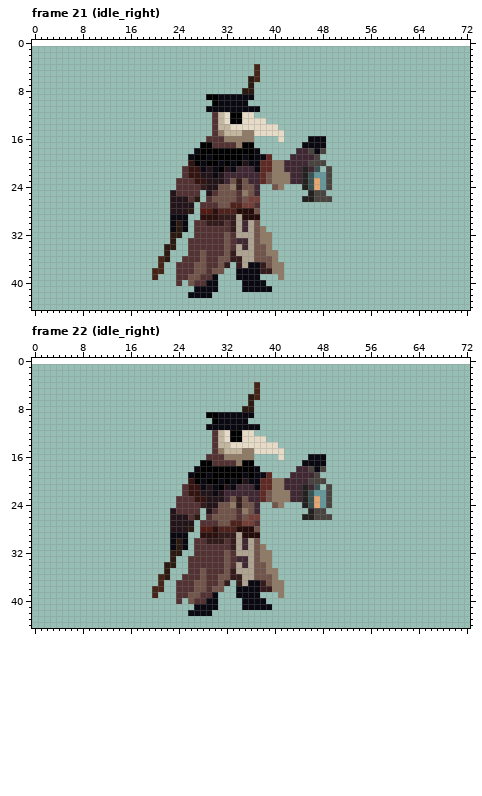
Pixel-art file, stored at Nevermore Unity Project/Assets/Art Assets/Alex/Player/player_animation.aseprite. That is the earlier state.
73x44 pixels, 108 frames. Colours within 5 levels of each other are drawn and written as one. Shown: frame 21 (idle_right), frame 22 (idle_right). The old version is drawn lined up with the new one, on the new canvas. The commit also changed other frames, which this record leaves out.
After the commit:
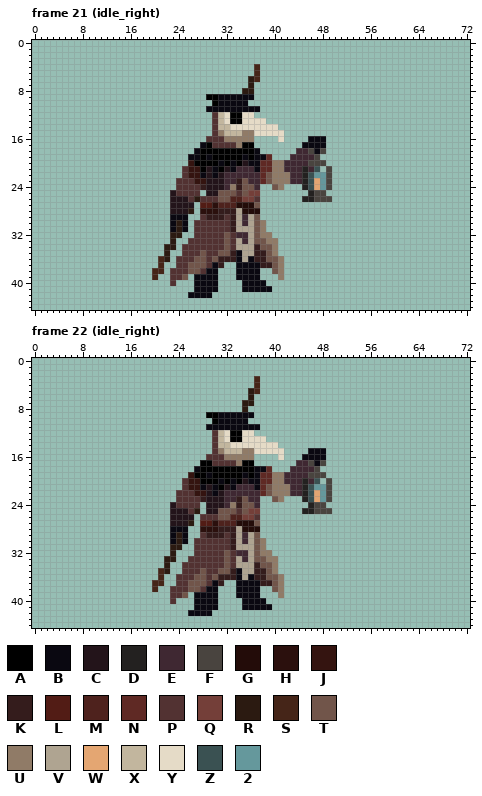
Palette (. is transparent): A #000000  B #0a0811  C #23141a  D #232120  E #3f2832  F #49443f  G #230c09  H #2b100d  J #341410  K #341c1c  L #521c15  M #4e221d  N #5f2924  P #523232  Q #743f39  R #2b1a11  S #452518  T #71554a  U #907b67  V #afa491  W #e4a672  X #c2b69e  Y #e5dbc7  Z #3a5152  2 #65989c
Edits made:
canvas 73x44 -> 73x45, the old top-left corner now at 0,1
Changed rows in their new state; - is an unchanged pixel.
Frame 21 (idle_right):
first column x 23:
17 -----B-------------
19 ----B--------------
20 -----A-------------
21 -----A-------------
22 -----B-------------
23 ----------E--------
24 --------CE---------
25 -------C----TQQ----
26 -----P-P--MMQ-P----
27 -----LLHMM-GGGT----
28 -----HH-KKKV--G----
29 -----PKK-P--EVT----
30 ------PPP------U---
31 ------------V------
32 -----------EE------
33 -----------V---T-U-
34 --P---------V-K-TU-
35 --P-----T--B--KKT--
36 -P--T--TKK-B-BKK-TU
37 ---T---BK.-BB---KT-
38 P--T-PBB.------..T-
39 P-T.BBB------------
40 P.-.BB-------------
Frame 22 (idle_right):
first column x 35:
 3 --S
 5 -R-
 6 --.
 7 R--
 8 -.-
first column x 20:
15 --------------------------BBB-
16 -------------------------B----
17 ------------------------EEF-F-
18 ------------------BN---E--EF.-
19 ------J-----------N-UUE---F-F-
20 -----P-JA----------------DEZ.F
21 -------------------T--U---Z22-
22 ----P-P-J------------------W--
23 -------PK----E----..T-...-----
24 ---C----.--CE-------..---.DFF.
25 ----CC-R--C----TQQ-------D---F
26 ------C.P-P--MMQ-P-------.....
27 ------R-LLHMM-GGGT------------
28 ---BBB.-HH-KKKV--G------------
29 ----R---PKK-P--EVT------------
30 ---------PPP------U-----------
31 ---R-.---------V--------------
32 ----.---------EE--------------
33 --R-----------V---T-U---------
34 ---.-P---------V-K-TU---------
35 -S---P-----T--B--KKT----------
36 --.-P--T--TKK-B-BKK-TU--------
37 S-----T---BK.-BB---KT---------
38 -.-P--T-PBB.------..T---------
39 .--P-T.BBB--------------------
40 ---P.-.BB---------------------
Boxes around the changes in both pictures, in picture pixels (x1, y1, x2, y2):
changed: (170, 142, 284, 286)
changed: (242, 376, 260, 412)
changed: (152, 448, 332, 604)
